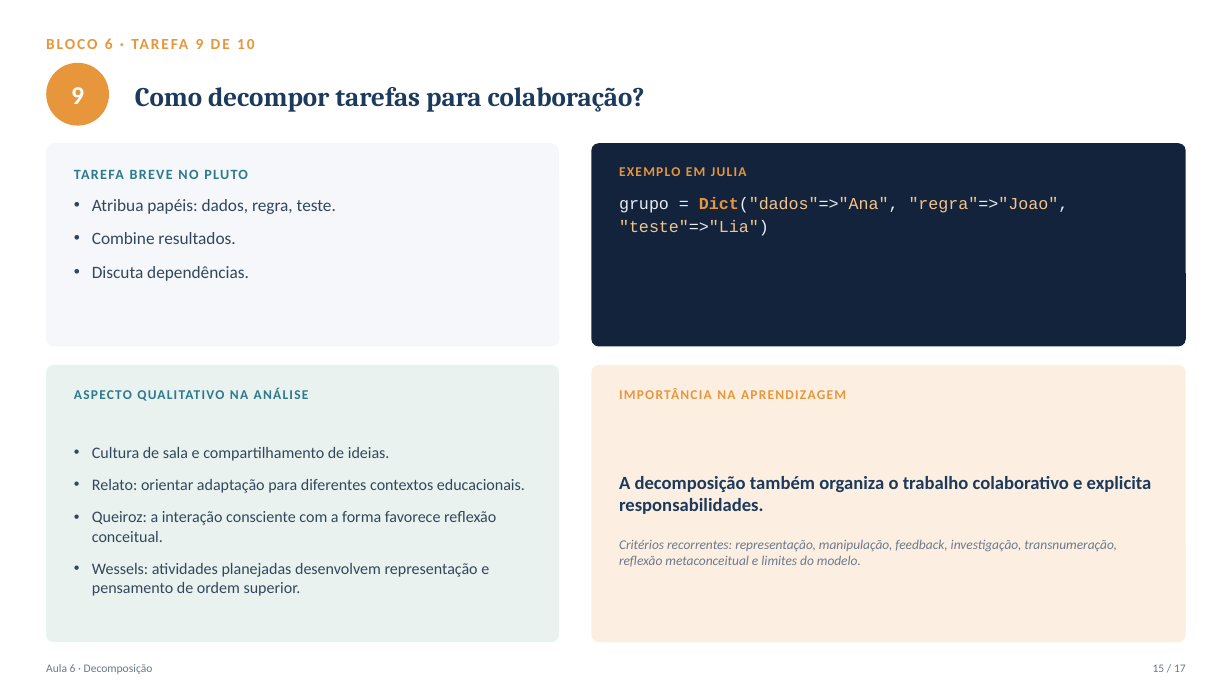
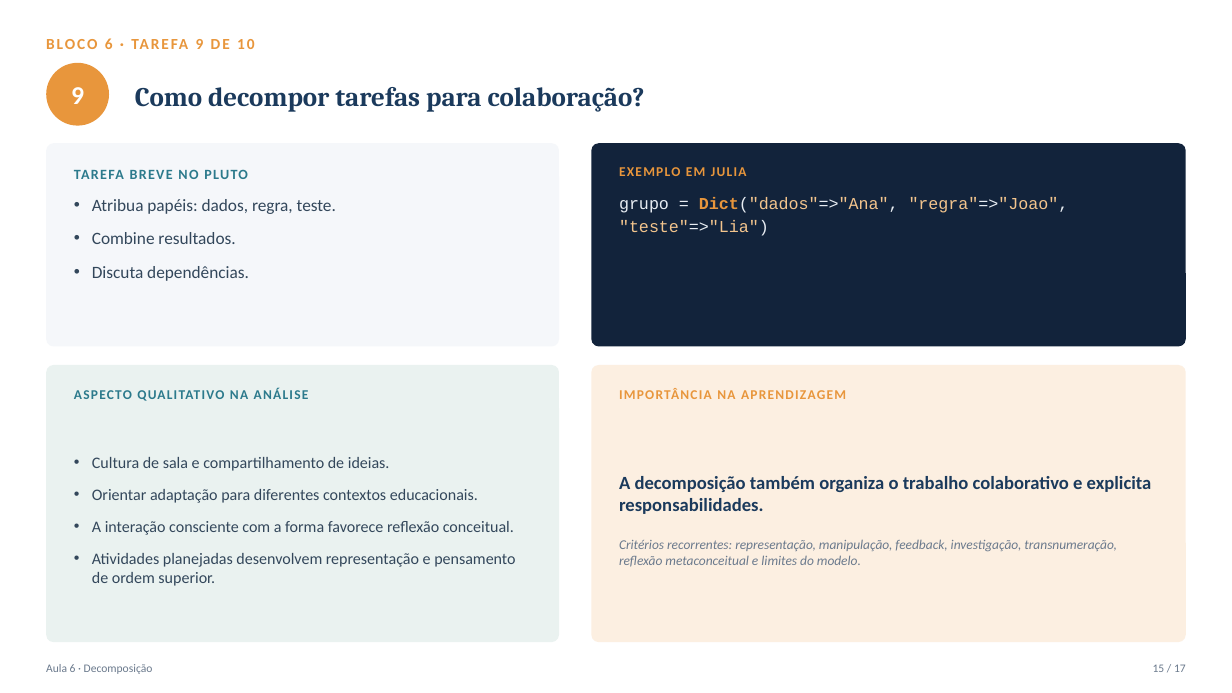
Before and after one commit to anaemilia/pensamento-computacional, a slide deck: slide 15 of Aula06_Decomposicao/Aula06_Teoria.pptx. Drawn at 1232x693 pixels with LibreOffice and Linux fonts; fonts in the diff are those of the drawing. Boxes give left, top, right and bottom in pixels: in the first picture for what was removed or moved away, otherwise in the second. Text is boxed around its words. In the diff, an @@ line names an element or a change of style, - is before the commit and + after.

Commit message:
Remove rotulos de nomes (Wessels:, Queiroz:, Relato:) dos slides de tarefas das Aulas 1-9 e do material de apoio

```diff
--- a/Aula06_Decomposicao/Aula06_Teoria.pptx
+++ b/Aula06_Decomposicao/Aula06_Teoria.pptx
@@ text at box(92, 489, 515, 586): text changed @@
-• Relato: orientar adaptação para diferentes contextos educacionais.
-• Queiroz: a interação consciente com a forma favorece reflexão conceitual.
-• Wessels: atividades planejadas desenvolvem representação e pensamento de ordem superior.
+• Orientar adaptação para diferentes contextos educacionais.
+• A interação consciente com a forma favorece reflexão conceitual.
+• Atividades planejadas desenvolvem representação e pensamento de ordem superior.
```
Also in this commit, not shown: 9 other slides changed, 22 other files.
